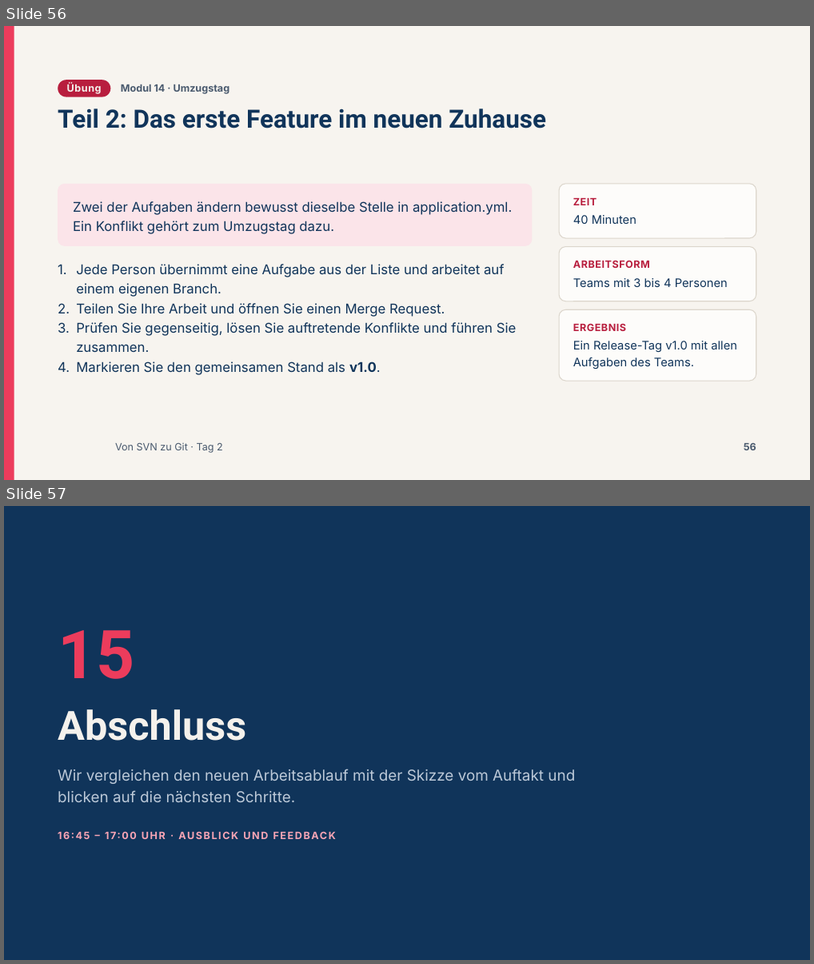
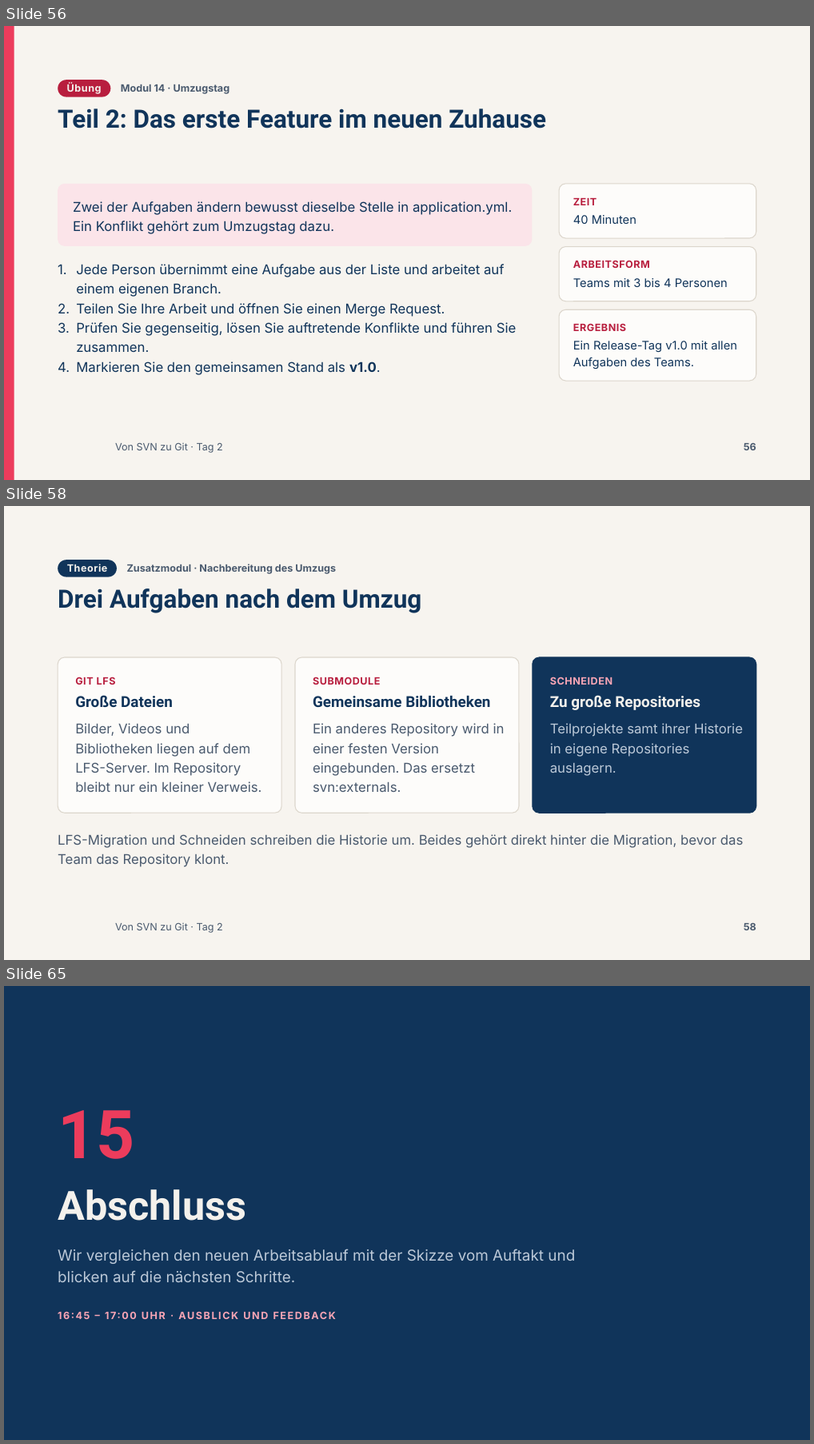
Before and after one commit to AndreasSchoenfeldUser/Von-SVN-zu-Git-Workshop, a slide deck: slides/pptx/tag2.pptx. Shown one above the other, each under a label of ours: slides 56 and 57 before the commit, slides 56, 58 and 65 after it; the slides between them are not shown. The pictures are 814x964 and 814x1444 pixels, drawn with LibreOffice and Linux fonts; fonts in the diff are those of the drawing; background and template pictures are left out. Boxes give left, top, right and bottom in pixels: in the first picture for what was removed or moved away, otherwise in the second. Text is boxed around its words. In the diff, an @@ line names an element or a change of style, - is before the commit and + after.

```diff
--- a/slides/pptx/tag2.pptx
+++ b/slides/pptx/tag2.pptx
@@ slide 58 added at <box>4,506,810,960</box>, background #F7F4EF; not listed: 1 template element that a slide beside it also shows @@
@@ rounded rectangle added at <box>58,560,117,576</box>, fill #10345A @@
@@ text added at <box>67,564,108,572</box>, 12 pt, text #F4F1EC, bold @@
+Theorie
@@ text added at <box>127,564,336,574</box>, 12 pt, text #4A5A6E, bold @@
+Zusatzmodul · Nachbereitung des Umzugs
@@ title added at <box>58,588,422,613</box>, 30 pt, text #10345A, bold @@
+Drei Aufgaben nach dem Umzug
@@ rounded rectangle added at <box>58,657,282,812</box>, fill #FDFCFA, outline #DCD6CC 1 pt @@
@@ rounded rectangle added at <box>295,657,519,812</box>, fill #FDFCFA, outline #DCD6CC 1 pt @@
@@ rounded rectangle added at <box>533,657,757,812</box>, fill #10345A, outline #10345A 1 pt @@
@@ text added at <box>75,676,116,684</box>, 12 pt, text #B81E3E, bold @@
+GIT LFS
@@ text added at <box>75,695,173,707</box>, 18 pt, text #10345A, bold @@
+Große Dateien
@@ text added at <box>313,676,380,684</box>, 12 pt, text #B81E3E, bold @@
+SUBMODULE
@@ text added at <box>313,695,490,707</box>, 18 pt, text #10345A, bold @@
+Gemeinsame Bibliotheken
@@ text added at <box>550,676,613,684</box>, 12 pt, text #F8A5B5, bold @@
+SCHNEIDEN
@@ text added at <box>550,695,701,710</box>, 18 pt, text #F4F1EC, bold @@
+Zu große Repositories
@@ text added at <box>75,723,262,792</box>, 16 pt, text #4A5A6E @@
+Bilder, Videos und Bibliotheken liegen auf dem LFS-Server. Im Repository bleibt nur ein kleiner Verweis.
@@ text added at <box>313,723,505,792</box>, 16 pt, text #4A5A6E @@
+Ein anderes Repository wird in einer festen Version eingebunden. Das ersetzt svn:externals.
@@ text added at <box>550,723,743,776</box>, 16 pt, text #BCC9D8 @@
+Teilprojekte samt ihrer Historie in eigene Repositories auslagern.
@@ text added at <box>58,834,744,867</box>, 16 pt, text #4A5A6E @@
+LFS-Migration und Schneiden schreiben die Historie um. Beides gehört direkt hinter die Migration, bevor das Team das Repository klont.
@@ page number added at <box>744,923,757,930</box>, 12 pt, text #4A5A6E, bold @@
+58
@@ what was slide 57 is now slide 65 @@
```
Also in this commit, not shown: 7 other slides added, 26 other files.
